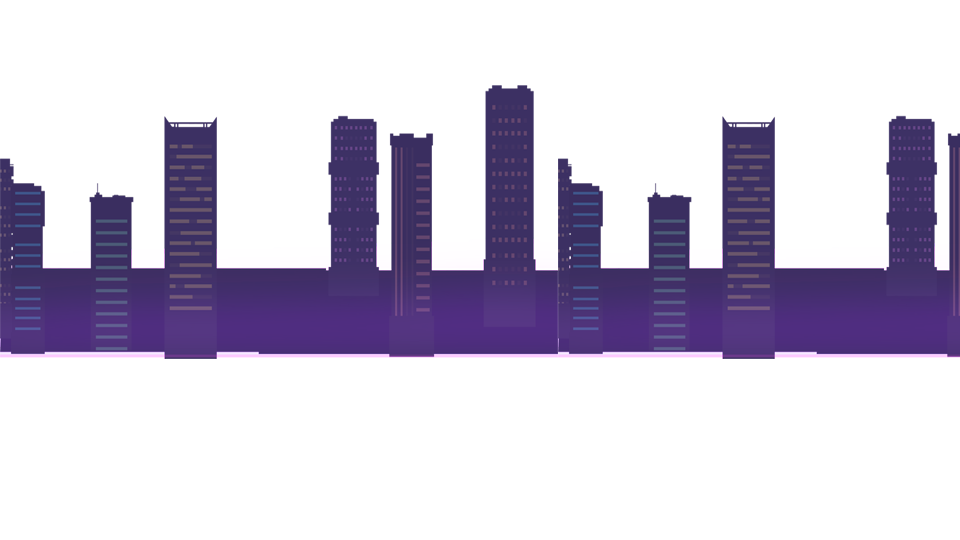
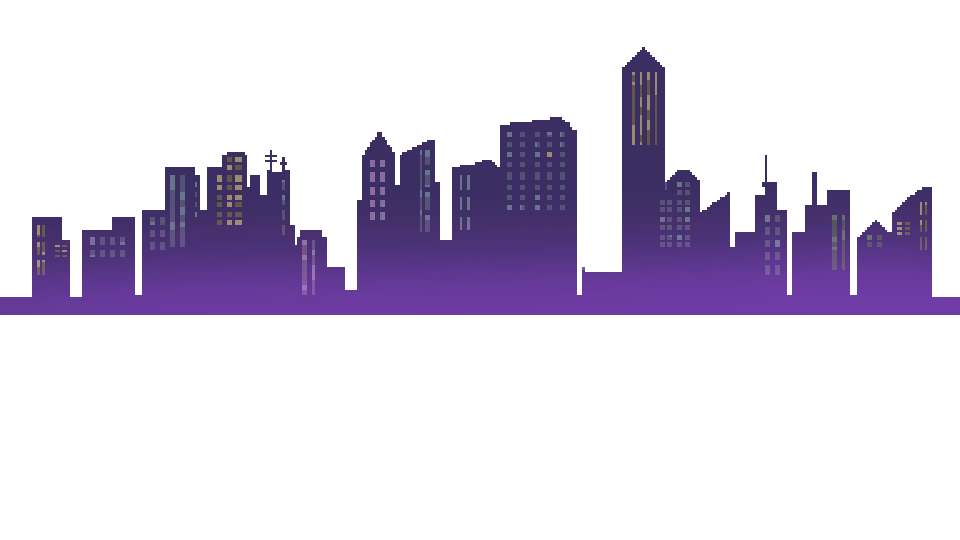
Layer changes from the first 960 x 540 image to the second:
renamed "图层 2" to "图层 4", painted on it over [0, 47, 960, 359]
